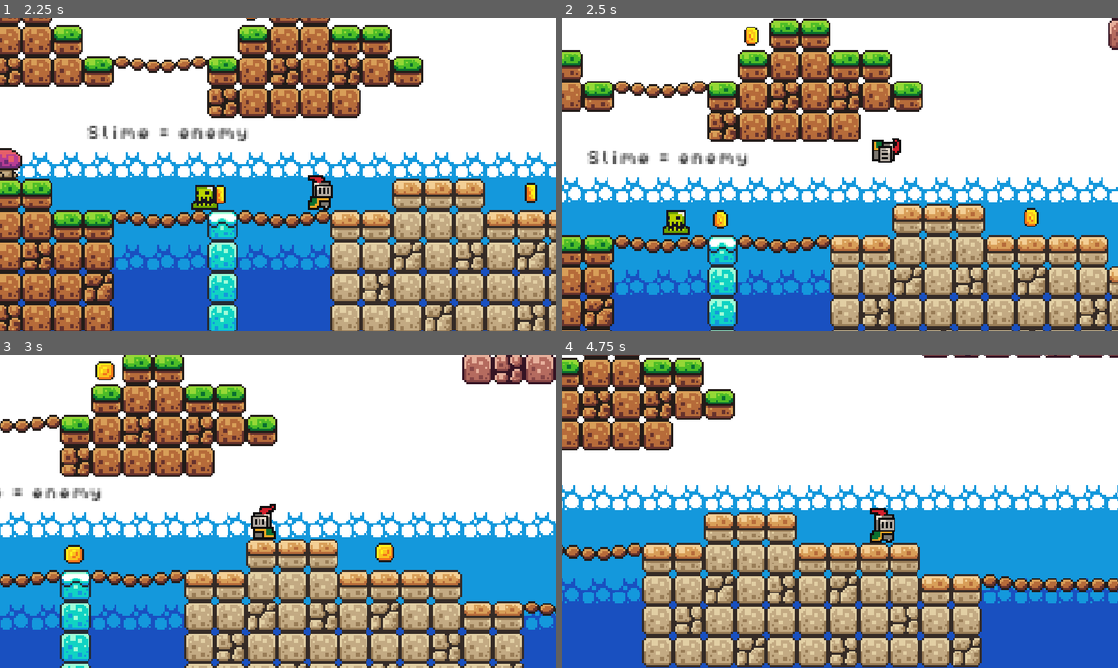
Above: before the commit, frames 1-4 (two rows, left to right).
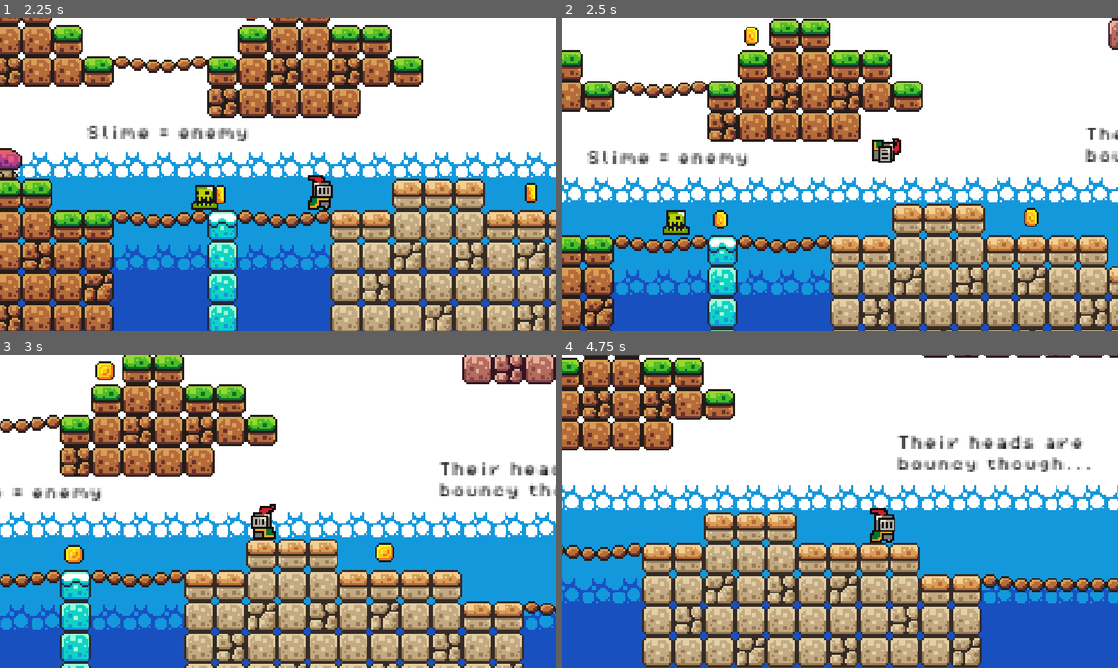
Above: after the commit, the same moments.

Repository: sparklydinosaur310-design/My-cool-game
Game: Godot game, scene res://scenes/menu.tscn
Same seed, same stepped clock (60 frames per second), same inputs: the game is played once before the commit and once after it.
Inputs (mouse positions are in pixels of both pictures, inside the frame that each line leads up to):
- Up to frame 1 (2.25 s): click "Start" at 0.5 s; tap Enter at 1.25 s; move the mouse to (400, 158) at 1.27 s; hold Right (move_right) from 1.28 s (still down); tap Alt at 1.35 s; click (400, 158) at 1.42 s; tap Space (jump) at 1.52 s; move the mouse to (166, 190) at 2.02 s; tap Shift at 2.1 s
- Up to frame 2 (2.5 s): keep holding Right (move_right); tap Space (jump) at 2.27 s
- Up to frame 3 (3 s): move the mouse to (333, 442) at 2.77 s; release Right (move_right) at 2.78 s; hold Left (move_left) from 2.78 s (still down); tap Alt at 2.85 s
- Up to frame 4 (4.75 s): move the mouse to (812, 574) at 3.52 s; release Left (move_left) at 3.53 s; hold Right (move_right) from 3.53 s (still down); tap Shift at 3.6 s; click (812, 574) at 3.67 s; tap Space (jump) at 3.77, 4.52 s; move the mouse to (1006, 558) at 4.27 s; tap Alt at 4.35 s

Frame 1 is identical in both runs. In frame 2, 0.3% of the frame differs, in the area x 94-100%, y 35-46%; in frame 3, 0.9%; in frame 4, 1.5%, in the area x 60-95%, y 25-38%.

Commit message:
added the ability to defeat/kill slime(enemy)

Diff:
--- a/my-cool-game/scenes/game.tscn
+++ b/my-cool-game/scenes/game.tscn
@@ -428,6 +428,17 @@
 text = "How did we
 get here?"
 
+[node name="Label8" type="Label" parent="Labels" unique_id=923211949]
+offset_left = 260.0
+offset_top = -56.0
+offset_right = 342.0
+offset_bottom = -33.0
+theme_override_colors/font_color = Color(0, 0, 0, 1)
+theme_override_fonts/font = ExtResource("7_u5sy4")
+theme_override_font_sizes/font_size = 8
+text = "Their heads are
+bouncy though..."
+
 [node name="Label3" type="Label" parent="Labels" unique_id=95502370]
 offset_left = 2.0
 offset_top = -44.0
--- a/my-cool-game/scenes/slime.tscn
+++ b/my-cool-game/scenes/slime.tscn
@@ -43,6 +43,9 @@
 [sub_resource type="RectangleShape2D" id="RectangleShape2D_xrivr"]
 size = Vector2(10, 15)
 
+[sub_resource type="RectangleShape2D" id="RectangleShape2D_13qdw"]
+size = Vector2(12, 5)
+
 [node name="Slime" type="Node2D" unique_id=1404921944]
 script = ExtResource("1_4l1t8")
 
@@ -54,6 +57,7 @@
 frame_progress = 0.7828421
 
 [node name="Killzone" parent="." unique_id=353483809 instance=ExtResource("2_4l1t8")]
+stompable = true
 
 [node name="CollisionShape2D" type="CollisionShape2D" parent="Killzone" unique_id=2055786618]
 position = Vector2(0, -7.5)
@@ -66,3 +70,14 @@
 [node name="RayCastLeft" type="RayCast2D" parent="." unique_id=621270809]
 position = Vector2(0, -7)
 target_position = Vector2(-10, 0)
+
+[node name="Stompzone" type="Area2D" parent="." unique_id=1665148351]
+position = Vector2(-21, 10)
+collision_layer = 0
+collision_mask = 2
+
+[node name="CollisionShape2D" type="CollisionShape2D" parent="Stompzone" unique_id=2065647714]
+position = Vector2(21, -24.5)
+shape = SubResource("RectangleShape2D_13qdw")
+
+[connection signal="body_entered" from="Stompzone" to="." method="_on_stomp_zone_body_entered"]
--- a/my-cool-game/scripts/slime.gd
+++ b/my-cool-game/scripts/slime.gd
@@ -49,4 +49,14 @@
 	var tween = create_tween().set_parallel(true)
 	tween.tween_property(animated_sprite, "scale:y", 0.3, 0.25)
 	tween.tween_property(animated_sprite, "modulate:a", 0.0, 0.25)
-	tween.chain().tween_callback(queue_free)
+	await tween.finished
+	hide()
+	await get_tree().create_timer(5.0).timeout
+	dead = false
+	hits = 0
+	show()
+	set_process(true)
+	$Killzone.set_deferred("monitoring", true)
+	$Stompzone.set_deferred("monitoring", true)
+	animated_sprite.scale.y = 1.0
+	animated_sprite.modulate.a = 1.0
